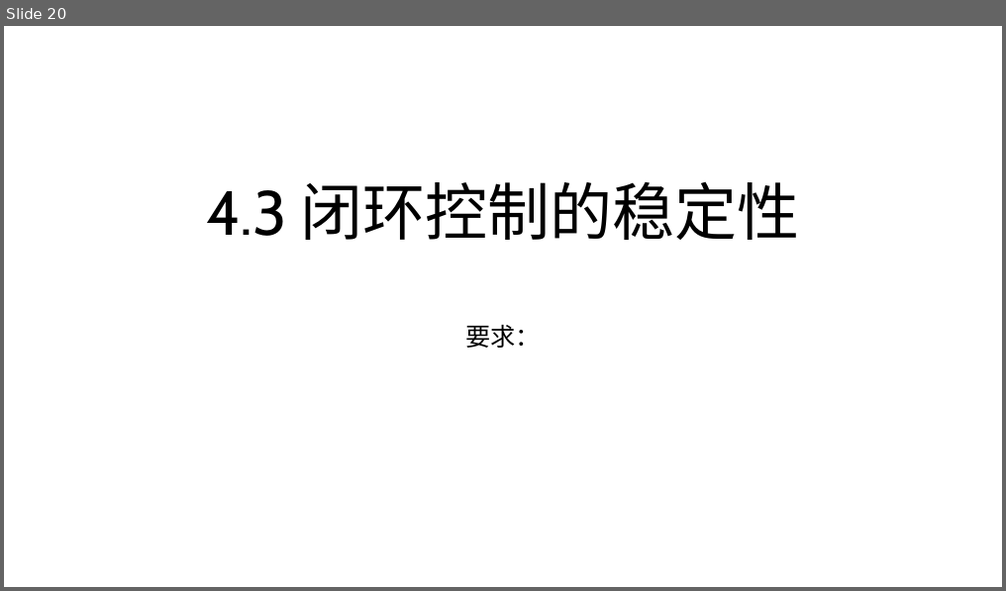
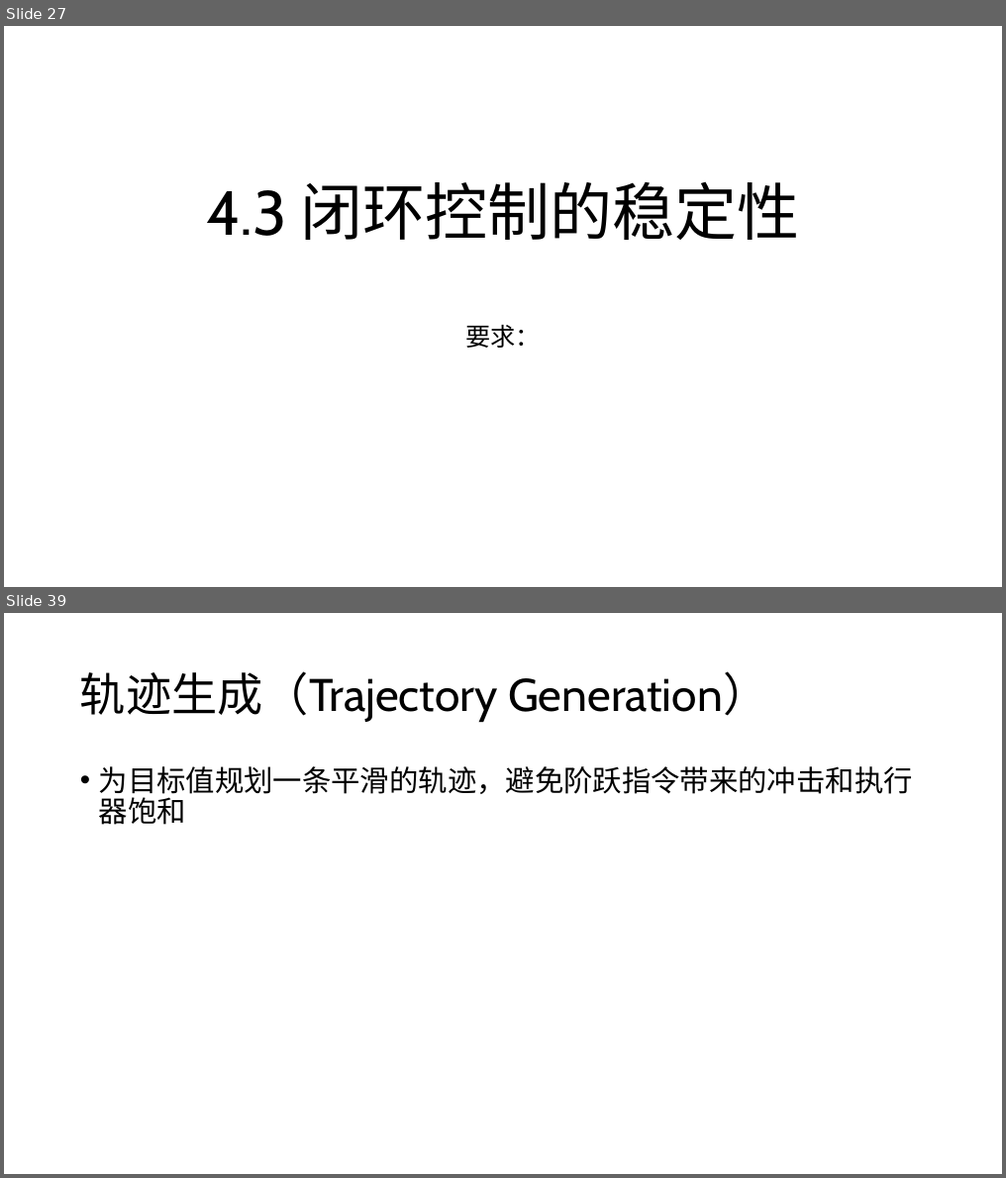
Before and after one commit to JLU-Robomaster-Embedded/embedded_tutorial, a slide deck: 4_控制器设计.pptx. Shown one above the other, each under a label of ours: slide 20 before the commit, slides 27 and 39 after it; the slides between them are not shown. The pictures are 1006x591 and 1006x1178 pixels, drawn with LibreOffice and Linux fonts; fonts in the diff are those of the drawing. Boxes give left, top, right and bottom in pixels: in the first picture for what was removed or moved away, otherwise in the second. Text is boxed around its words. In the diff, an @@ line names an element or a change of style, - is before the commit and + after.

```diff
--- a/4_控制器设计.pptx
+++ b/4_控制器设计.pptx
@@ slide 39 added at [4,613,1002,1174], background #FFFFFF @@
@@ title added at [80,671,768,723], 44 pt, text #000000 @@
+轨迹生成（Trajectory Generation）
@@ text added at [99,766,913,825], 28 pt, text #000000 @@
+• 为目标值规划一条平滑的轨迹，避免阶跃指令带来的冲击和执行器饱和
@@ what was slide 20 is now slide 27 @@
```
Also in this commit, not shown: 9 slides changed, 18 other slides added, 6 slides removed.
